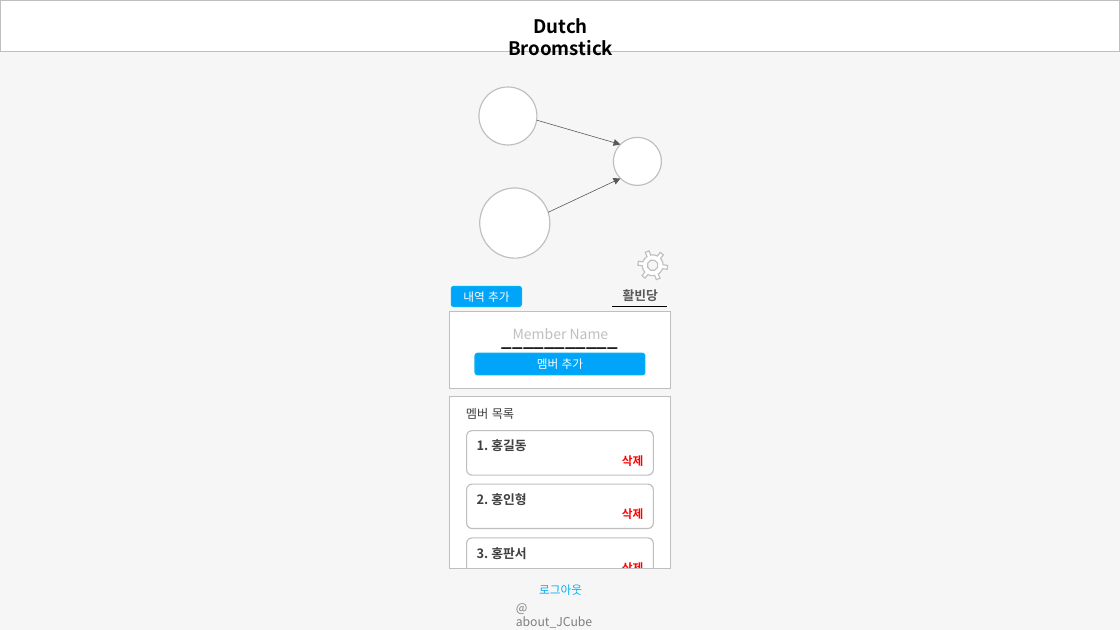
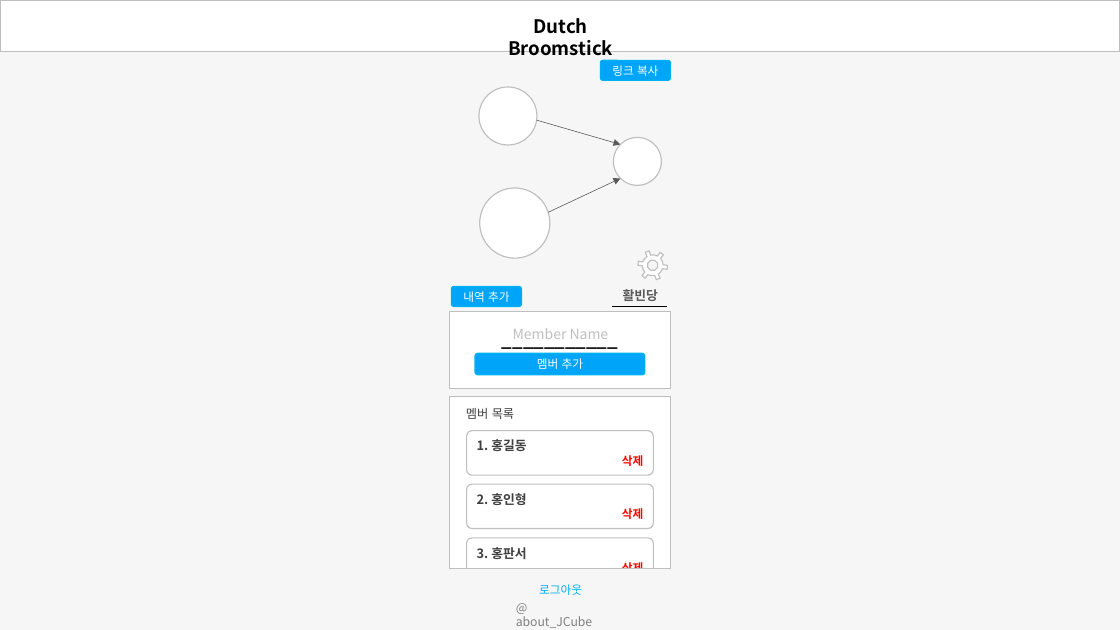
Before and after one commit to jtjun/DutchBroomstick, a slide deck: slide 10 of Documents/Design_Demo.pptx. Drawn at 1120x630 pixels with LibreOffice and Linux fonts; fonts in the diff are those of the drawing. Boxes give left, top, right and bottom in pixels: in the first picture for what was removed or moved away, otherwise in the second. Text is boxed around its words. In the diff, an @@ line names an element or a change of style, - is before the commit and + after.

Commit message:
Link Copy Button

```diff
--- a/Documents/Design_Demo.pptx
+++ b/Documents/Design_Demo.pptx
@@ rounded rectangle added at <box>601,60,670,81</box>, fill #00A5FA, outline #00B0F0 1 pt, 10 pt, text #FFFFFF @@
+링크 복사
```
